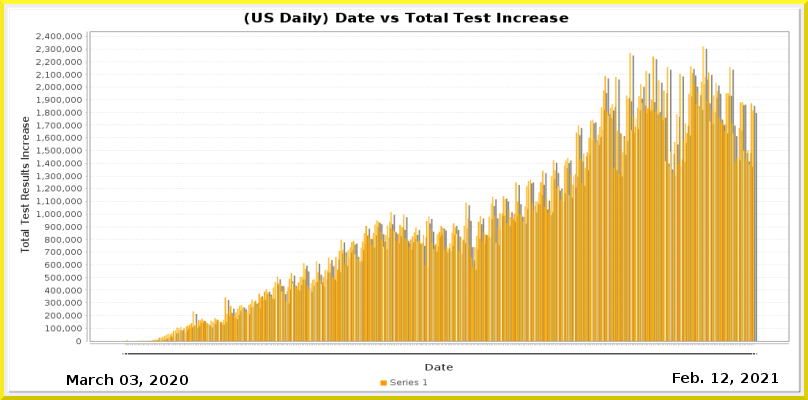
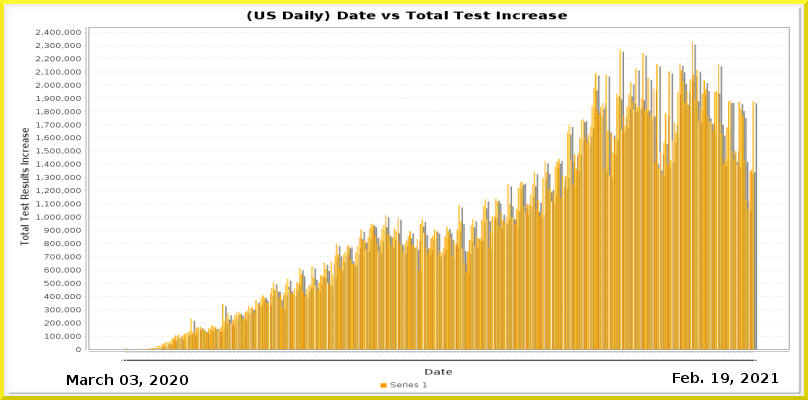
Layers edited between the first and the second 808x400 image:
painted on "Current Date" over [left=721, top=373, right=729, bottom=383]
painted on "Date_vs_TestIncrease.png" over [left=7, top=6, right=801, bottom=394]
